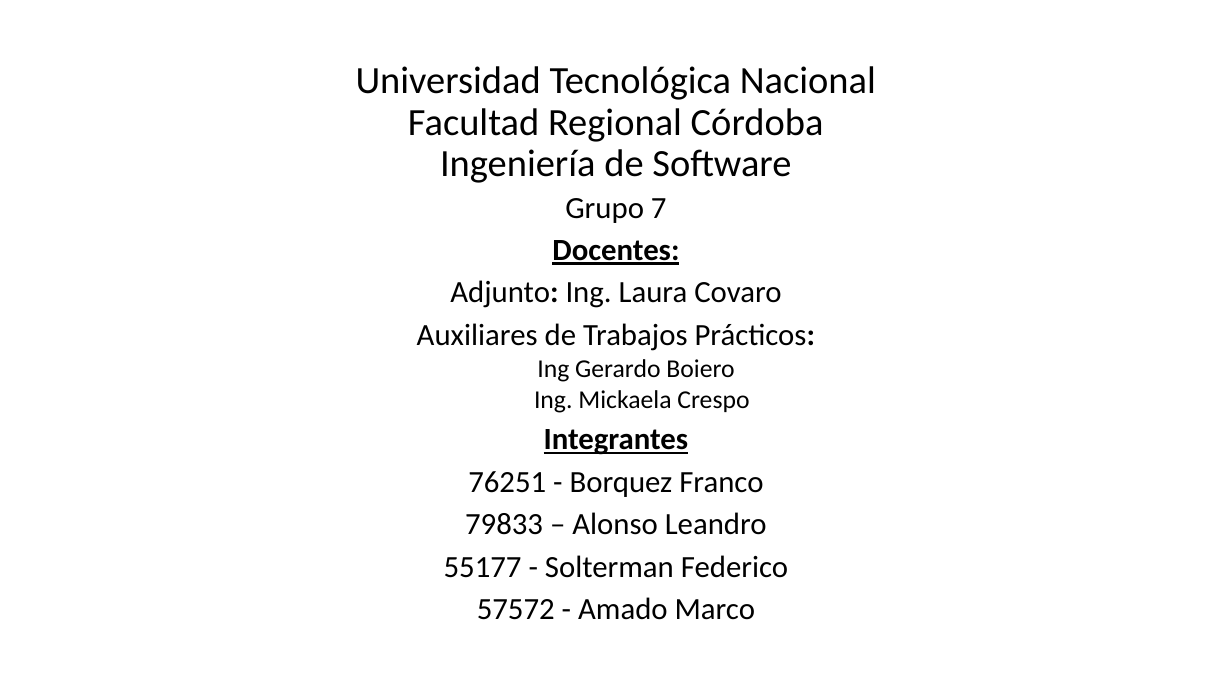
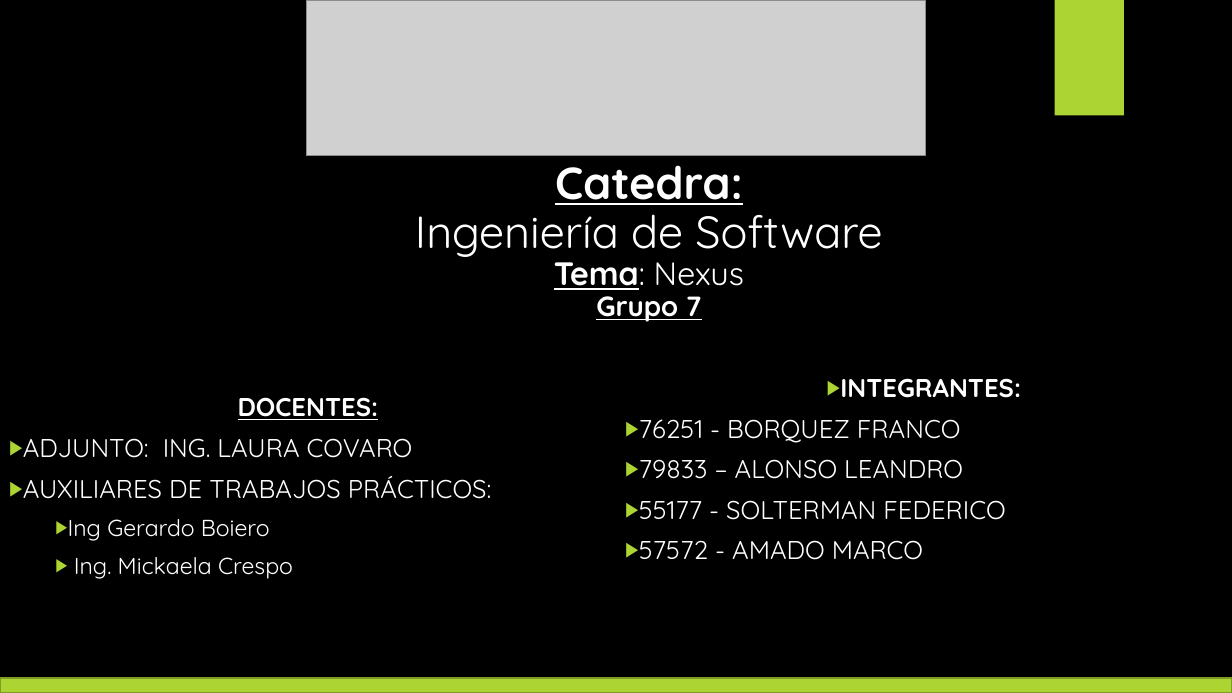
Before and after one commit to fran1998/ISW_G7, a slide deck: slide 1 of Teorico/Trabajos teoricos conceptuales/ISW_TPC__PECHCACUCHA_V001.pptx. Drawn at 1232x693 pixels with LibreOffice and Linux fonts; fonts in the diff are those of the drawing; grey boxes stand for pictures; background and template pictures are left out. Boxes give left, top, right and bottom in pixels: in the first picture for what was removed or moved away, otherwise in the second. Text is boxed around its words. In the diff, an @@ line names an element or a change of style, - is before the commit and + after.

```diff
--- a/Teorico/Trabajos teoricos conceptuales/ISW_TPC__PECHCACUCHA_V001.pptx
+++ b/Teorico/Trabajos teoricos conceptuales/ISW_TPC__PECHCACUCHA_V001.pptx
@@ background #FFFFFF to picture (left out) @@
@@ rectangle added at <box>0,0,1232,693</box>, fill #000000 @@
@@ picture added at <box>306,0,926,156</box> @@
@@ picture added at <box>809,0,970,116</box> @@
@@ rectangle added at <box>1055,0,1124,116</box>, fill #ACD433 @@
@@ title "Catedra: Ingeniería de Software Tema: ..." at <box>415,152,882,322</box>: vertical alignment bottom to top @@
@@ title at <box>415,152,882,322</box>: text changed; size 30 to 35.1 pt; font Calibri to Quicksand; text colour #000000 to #FFFFFF @@
-Universidad Tecnológica Nacional
-Facultad Regional Córdoba
-Ingeniería de Software
+Catedra:
+Ingeniería de Software
+Tema: Nexus
+Grupo 7
@@ picture added at <box>0,270,408,693</box> @@
@@ picture added at <box>0,292,153,531</box> @@
@@ subtitle at <box>639,378,1021,560</box>: text changed; size 24 to 20 pt; font Calibri to Quicksand; text colour #000000 to #FFFFFF @@
-Grupo 7
-Docentes:
-Adjunto: Ing. Laura Covaro
-Auxiliares de Trabajos Prácticos:
-  Ing Gerardo Boiero
-  Ing. Mickaela Crespo
-Integrantes
-76251 - Borquez Franco
-79833 – Alonso Leandro
-55177 - Solterman Federico
-57572 - Amado Marco
+▶ INTEGRANTES:
+▶ 76251 - BORQUEZ FRANCO
+▶ 79833 – ALONSO LEANDRO
+▶ 55177 - SOLTERMAN FEDERICO
+▶ 57572 - AMADO MARCO
@@ text added at <box>23,397,492,579</box>, 20 pt, text #FFFFFF @@
+DOCENTES:
+▶ ADJUNTO: ING. LAURA COVARO
+▶ AUXILIARES DE TRABAJOS PRÁCTICOS:
+  ▶ Ing Gerardo Boiero
+  ▶ Ing. Mickaela Crespo
@@ picture added at <box>870,616,970,693</box> @@
@@ rectangle added at <box>0,678,1232,693</box>, fill #ACD433, outline #7F9D26 1.5 pt @@
```
Also in this commit, not shown: 19 slides added.
